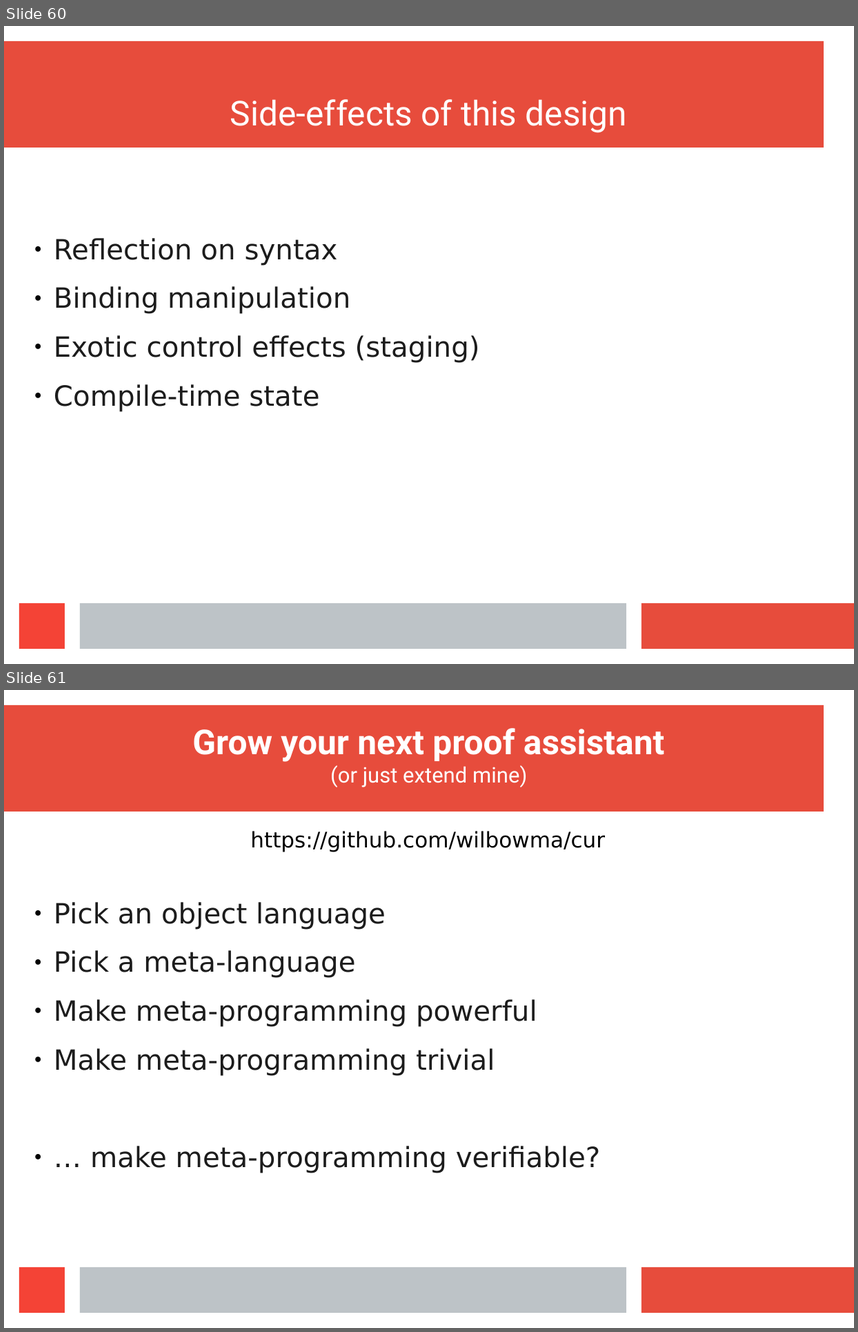
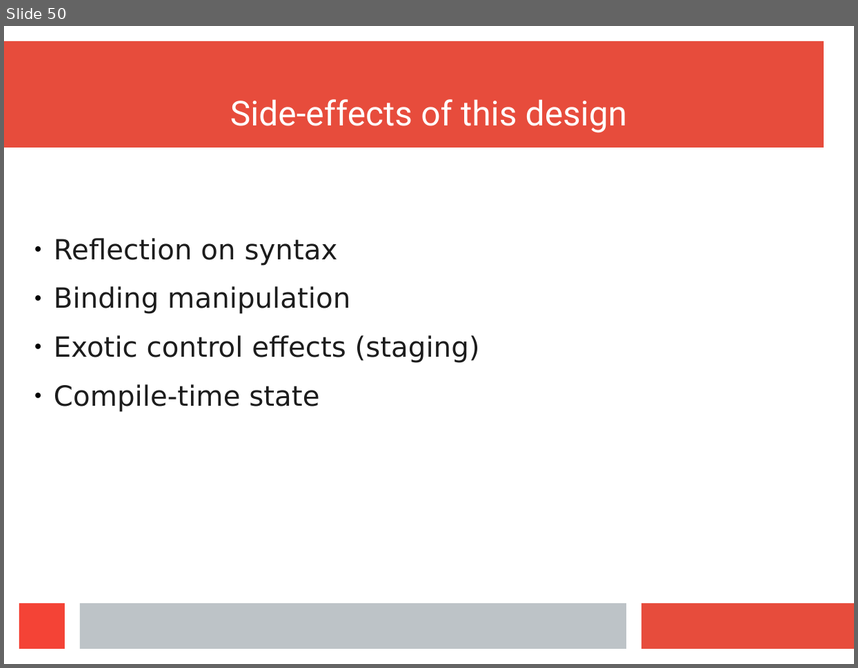
Before and after one commit to wilbowma/cur, a slide deck: hope-2016/slides.odp. Shown one above the other, each under a label of ours: slides 60 and 61 before the commit, slide 50 after it. The pictures are 858x1332 and 858x668 pixels, drawn with LibreOffice and Linux fonts; fonts in the diff are those of the drawing. Boxes give left, top, right and bottom in pixels: in the first picture for what was removed or moved away, otherwise in the second. Text is boxed around its words. In the diff, an @@ line names an element or a change of style, - is before the commit and + after.

```diff
--- a/hope-2016/slides.odp
+++ b/hope-2016/slides.odp
@@ slide 61 removed at (x1=4, y1=690, x2=854, y2=1328), background #FFFFFF; not listed: 4 template elements that a slide beside it also shows @@
@@ title removed at (x1=192, y1=728, x2=664, y2=787) @@
-Grow your next proof assistant
-(or just extend mine)
@@ text removed at (x1=250, y1=831, x2=605, y2=852) @@
-https://github.com/wilbowma/cur
@@ text removed at (x1=54, y1=902, x2=601, y2=1173) @@
-● Pick an object language
-● Pick a meta-language
-● Make meta-programming powerful
-● Make meta-programming trivial
-● … make meta-programming verifiable?
@@ what was slide 60 is now slide 50 @@
```
Also in this commit, not shown: 1 slide changed, 1 slide added, 10 other slides removed.
